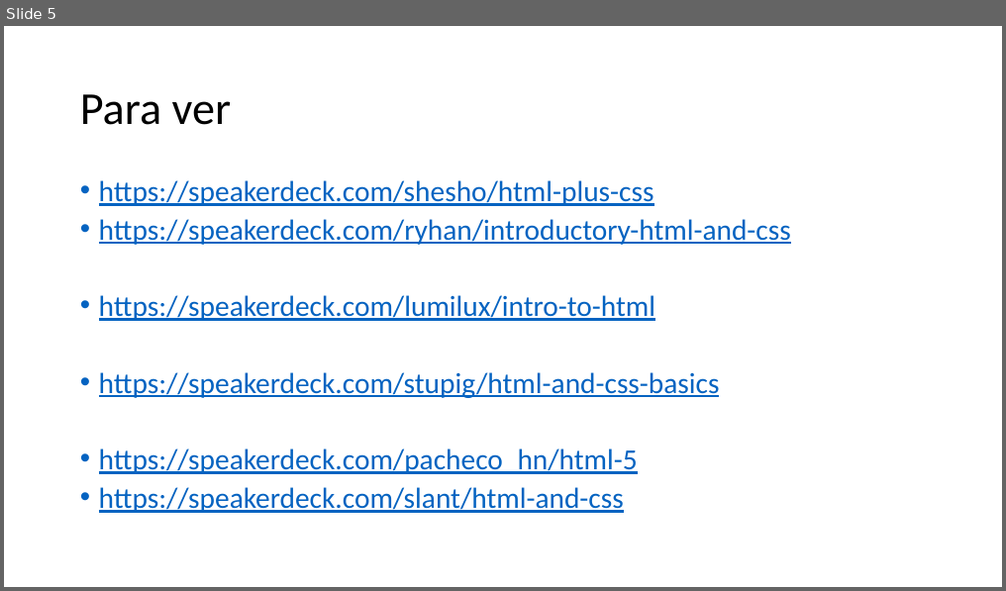
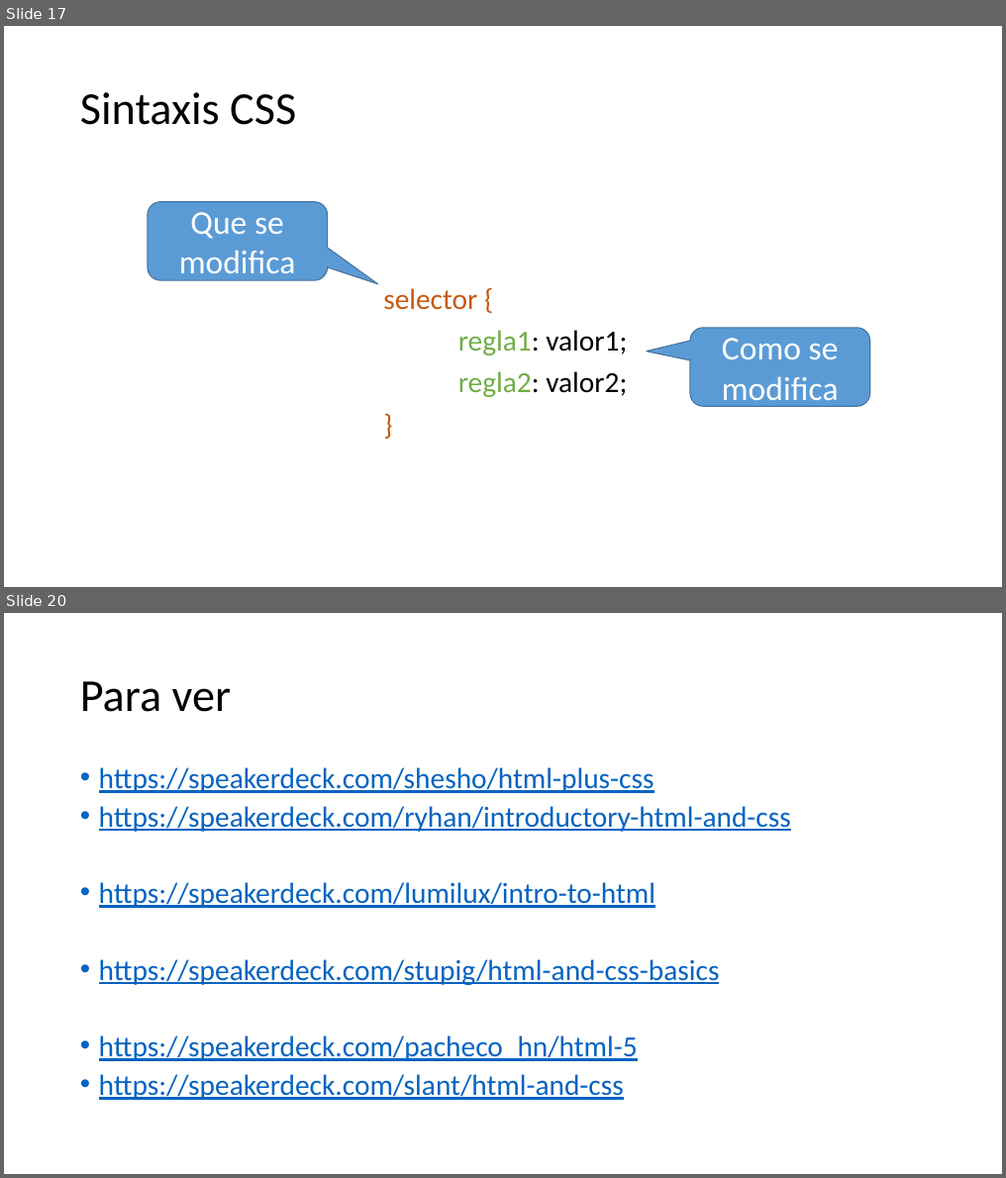
Before and after one commit to Nuevas-Tecnologias-FIUBA/Clase-HTML-CSS, a slide deck: Slides/Clase.pptx. Shown one above the other, each under a label of ours: slide 5 before the commit, slides 17 and 20 after it; the slides between them are not shown. The pictures are 1006x591 and 1006x1178 pixels, drawn with LibreOffice and Linux fonts; fonts in the diff are those of the drawing. Boxes give left, top, right and bottom in pixels: in the first picture for what was removed or moved away, otherwise in the second. Text is boxed around its words. In the diff, an @@ line names an element or a change of style, - is before the commit and + after.

```diff
--- a/Slides/Clase.pptx
+++ b/Slides/Clase.pptx
@@ slide 17 added at (4,26,1002,587), background #FFFFFF @@
@@ title added at (80,92,296,125), 44 pt, text #000000 @@
+Sintaxis CSS
@@ rounded speech box added at (148,202,328,280), fill #5B9BD5, outline #43739E 1 pt, 32 pt, text #FFFFFF @@
+Que se modifica
@@ text added at (383,288,627,397), 28 pt, text #000000 @@
+selector {
+regla1: valor1;
+regla2: valor2;
+}
@@ rounded speech box added at (690,328,870,406), fill #5B9BD5, outline #43739E 1 pt, 32 pt, text #FFFFFF @@
+Como se modifica
@@ what was slide 5 is now slide 20 @@
```
Also in this commit, not shown: 14 other slides added.
